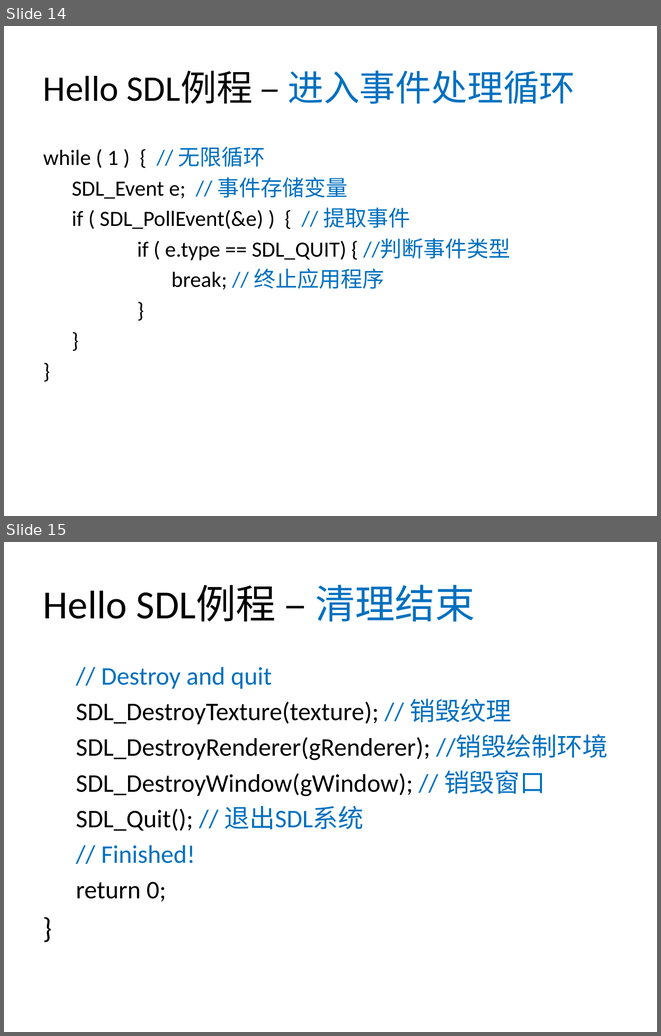
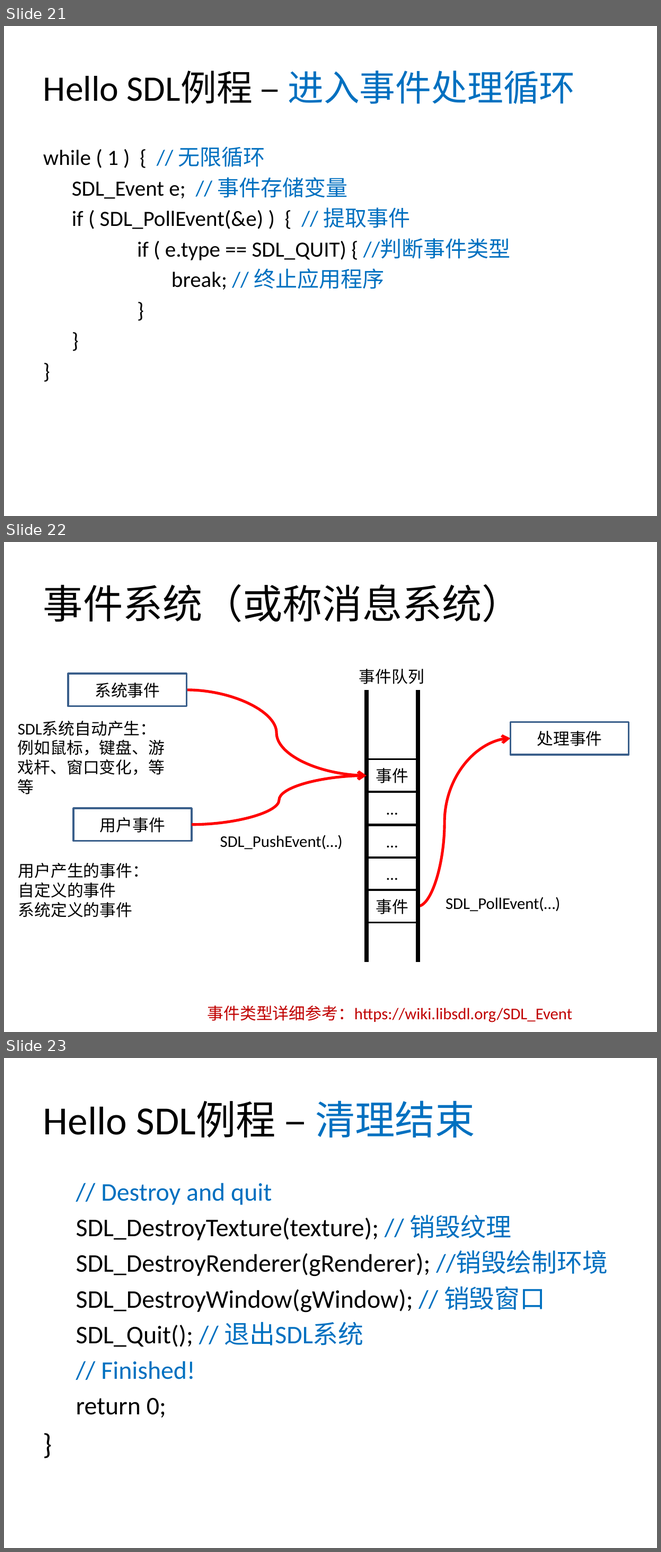
Before and after one commit to xinguo2015/SDL2Project2017, a slide deck: Tutorials/SDL2Tutorials.pptx. Shown one above the other, each under a label of ours: slides 14 and 15 before the commit, slides 21, 22 and 23 after it. The pictures are 661x1036 and 661x1552 pixels, drawn with LibreOffice and Linux fonts; fonts in the diff are those of the drawing; background and template pictures are left out. Boxes give left, top, right and bottom in pixels: in the first picture for what was removed or moved away, otherwise in the second. Text is boxed around its words. In the diff, an @@ line names an element or a change of style, - is before the commit and + after.

```diff
--- a/Tutorials/SDL2Tutorials.pptx
+++ b/Tutorials/SDL2Tutorials.pptx
@@ slide 22 added at <box>4,542,657,1032</box>, background #FFFFFF @@
@@ title added at <box>43,584,522,622</box>, 44 pt, text #000000 @@
+事件系统（或称消息系统）
@@ text added at <box>359,669,424,684</box>, 18 pt, text #000000 @@
+事件队列
@@ rectangle added at <box>68,673,186,706</box>, outline #3A5F8C 2 pt, 18 pt, text #000000 @@
+系统事件
@@ curved arrow added from (187, 689) to (367, 775), #FF0000 3 pt @@
@@ text added at <box>18,721,165,794</box>, 18 pt, text #000000 @@
+SDL系统自动产生：
+例如鼠标，键盘、游戏杆、窗口变化，等等
@@ rectangle added at <box>511,722,629,754</box>, outline #3A5F8C 2 pt, 18 pt, text #000000 @@
+处理事件
@@ curved arrow added from (418, 906) to (511, 738), #FF0000 3 pt @@
@@ curved arrow added from (192, 824) to (367, 775), #FF0000 3 pt @@
@@ rectangle added at <box>73,808,192,840</box>, outline #3A5F8C 2 pt, 18 pt, text #000000 @@
+用户事件
@@ text added at <box>220,835,343,849</box>, 18 pt, text #000000 @@
+SDL_PushEvent(…)
@@ group added at <box>367,689,418,962</box>: 5 rectangles, 2 lines @@
+事件
+事件
+…
+…
+…
@@ text added at <box>18,863,149,917</box>, 18 pt, text #000000 @@
+用户产生的事件：
+自定义的事件
+系统定义的事件
@@ text added at <box>445,897,560,911</box>, 18 pt, text #000000 @@
+SDL_PollEvent(…)
@@ text added at <box>208,1005,572,1022</box>, 18 pt, text #C00000 @@
+事件类型详细参考：https://wiki.libsdl.org/SDL_Event
@@ what was slide 14 is now slide 21 @@
@@ what was slide 15 is now slide 23 @@
```
Also in this commit, not shown: 1 slide changed, 7 other slides added, 1 other file.
